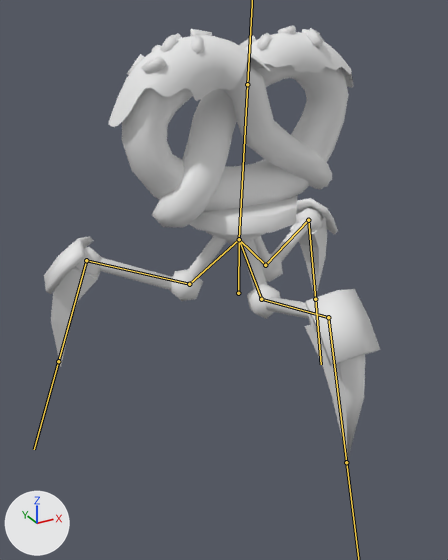
Renders of the FBX model Assets/Art/Characters/Crandell/crandell.fbx from each side of a commit.
Both versions are drawn from a 50 mm lens placed at (-5.11, -9.49, 6.14), pointed at (-0.49, -1.08, 1.93). The axes (+X, +Y, +Z) are drawn at lower left. The lights are the same throughout. The bones that bend it are drawn over the model as lines.
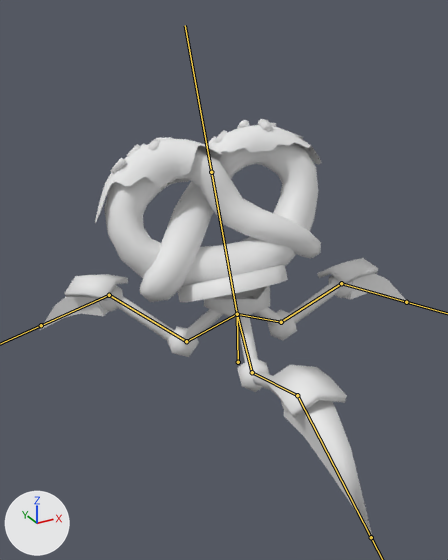
The newer file adds an action. The first version stands in its rest pose; the second is drawn at frame 81 of the action 'Armature|Dead'.

Edits to the scene script, one JSON object a line:
```json
{"block": "bone_bone", "where": "bone_bone = bpy.data.objects['Armature'].pose.bones['Bone']"}
{"op": "set", "path": "bone_bone.location", "old": "(0.0, 0.0, 0.0)", "new": "(0.0, -1.42, 0.0)"}
{"op": "set", "path": "bone_bone.rotation_quaternion", "old": "(1.0, 0.0, 0.0, 0.0)", "new": "(0.993, -0.004, -0.117, 0.011)", "note": "degrees (0, 0, 0) -> degrees (-1, -13, 1)"}
{"block": "bone_bone_001", "where": "bone_bone_001 = bpy.data.objects['Armature'].pose.bones['Bone.001']  # child of 'Bone'"}
{"op": "set", "path": "bone_bone_001.rotation_quaternion", "old": "(1.0, 0.0, 0.0, 0.0)", "new": "(0.994, 0.085, -0.014, -0.065)", "note": "degrees (0, 0, 0) -> degrees (10, -1, -8)"}
{"block": "bone_bone_002", "where": "bone_bone_002 = bpy.data.objects['Armature'].pose.bones['Bone.002']  # child of 'Bone.001'"}
{"op": "set", "path": "bone_bone_002.rotation_quaternion", "old": "(1.0, 0.0, 0.0, 0.0)", "new": "(0.99, -0.128, 0.016, -0.052)", "note": "degrees (0, 0, 0) -> degrees (-15, 1, -6)"}
{"block": "bone_bone_003", "where": "bone_bone_003 = bpy.data.objects['Armature'].pose.bones['Bone.003']  # child of 'Bone.002'"}
{"op": "set", "path": "bone_bone_003.rotation_quaternion", "old": "(1.0, 0.0, 0.0, 0.0)", "new": "(0.9, 0.206, -0.017, -0.384)", "note": "degrees (0, 0, 0) -> degrees (23, 7, -45)"}
{"block": "bone_bone_004", "where": "bone_bone_004 = bpy.data.objects['Armature'].pose.bones['Bone.004']  # child of 'Bone'"}
{"op": "set", "path": "bone_bone_004.rotation_quaternion", "old": "(1.0, 0.0, 0.0, 0.0)", "new": "(0.997, 0.074, 0.001, 0.019)", "note": "degrees (0, 0, 0) -> degrees (9, 0, 2)"}
{"block": "bone_bone_005", "where": "bone_bone_005 = bpy.data.objects['Armature'].pose.bones['Bone.005']  # child of 'Bone.004'"}
{"op": "set", "path": "bone_bone_005.rotation_quaternion", "old": "(1.0, 0.0, 0.0, 0.0)", "new": "(0.993, -0.03, 0.037, -0.108)", "note": "degrees (0, 0, 0) -> degrees (-4, 4, -13)"}
{"block": "bone_bone_006", "where": "bone_bone_006 = bpy.data.objects['Armature'].pose.bones['Bone.006']  # child of 'Bone.005'"}
{"op": "set", "path": "bone_bone_006.rotation_quaternion", "old": "(1.0, 0.0, 0.0, 0.0)", "new": "(0.949, 0.24, -0.069, 0.192)", "note": "degrees (0, 0, 0) -> degrees (26, -13, 20)"}
{"block": "bone_bone_007", "where": "bone_bone_007 = bpy.data.objects['Armature'].pose.bones['Bone.007']  # child of 'Bone'"}
{"op": "set", "path": "bone_bone_007.rotation_quaternion", "old": "(1.0, 0.0, 0.0, 0.0)", "new": "(0.999, 0.007, -0.02, -0.028)", "note": "degrees (0, 0, 0) -> degrees (1, -2, -3)"}
{"block": "bone_bone_008", "where": "bone_bone_008 = bpy.data.objects['Armature'].pose.bones['Bone.008']  # child of 'Bone.007'"}
{"op": "set", "path": "bone_bone_008.rotation_quaternion", "old": "(1.0, 0.0, 0.0, 0.0)", "new": "(0.999, -0.02, -0.023, -0.024)", "note": "degrees (0, 0, 0) -> degrees (-2, -3, -3)"}
{"block": "bone_bone_009", "where": "bone_bone_009 = bpy.data.objects['Armature'].pose.bones['Bone.009']  # child of 'Bone.008'"}
{"op": "set", "path": "bone_bone_009.rotation_quaternion", "old": "(1.0, 0.0, 0.0, 0.0)", "new": "(0.922, -0.38, 0.05, -0.053)", "note": "degrees (0, 0, 0) -> degrees (-45, 3, -8)"}
{"block": "bone_bone_010", "where": "bone_bone_010 = bpy.data.objects['Armature'].pose.bones['Bone.010']  # child of 'Bone'"}
{"op": "set", "path": "bone_bone_010.rotation_quaternion", "old": "(1.0, 0.0, 0.0, 0.0)", "new": "(0.977, -0.207, 0.002, 0.044)", "note": "degrees (0, 0, 0) -> degrees (-24, 1, 5)"}
```

Location of each change, [x1, y1, x2, y2] in pixels of the pictures (448 x 560 px):
```json
{"object": "Cylinder.003", "change": "posed", "before": [44, 62, 380, 460], "after": [40, 143, 407, 534], "on screen": "9% wider"}
{"object": "Cylinder.000", "change": "posed", "before": [109, 25, 354, 127], "after": [95, 119, 321, 223], "on screen": "8% narrower"}
{"bone": "Bone", "before": "(238, 293) to (239, 239)", "after": "(238, 362) to (237, 314)"}
{"bone": "Bone.001", "before": "(239, 239) to (265, 265)", "after": "(237, 314) to (281, 322)"}
{"bone": "Bone.002", "before": "(265, 265) to (308, 220)", "after": "(281, 322) to (341, 283)"}
{"bone": "Bone.003", "before": "(308, 220) to (315, 299)", "after": "(341, 283) to (406, 302)"}
{"bone": "Bone.004", "before": "(239, 239) to (189, 284)", "after": "(237, 314) to (186, 341)"}
{"bone": "Bone.005", "before": "(189, 284) to (86, 260)", "after": "(186, 341) to (109, 295)"}
{"bone": "Bone.006", "before": "(86, 260) to (58, 361)", "after": "(109, 295) to (41, 325)"}
{"bone": "Bone.007", "before": "(239, 239) to (261, 299)", "after": "(237, 314) to (252, 372)"}
{"bone": "Bone.008", "before": "(261, 299) to (328, 317)", "after": "(252, 372) to (297, 395)"}
{"bone": "Bone.009", "before": "(328, 317) to (346, 462)", "after": "(297, 395) to (371, 537)"}
{"bone": "Bone.010", "before": "(239, 239) to (247, 84)", "after": "(237, 314) to (211, 172)"}
```
